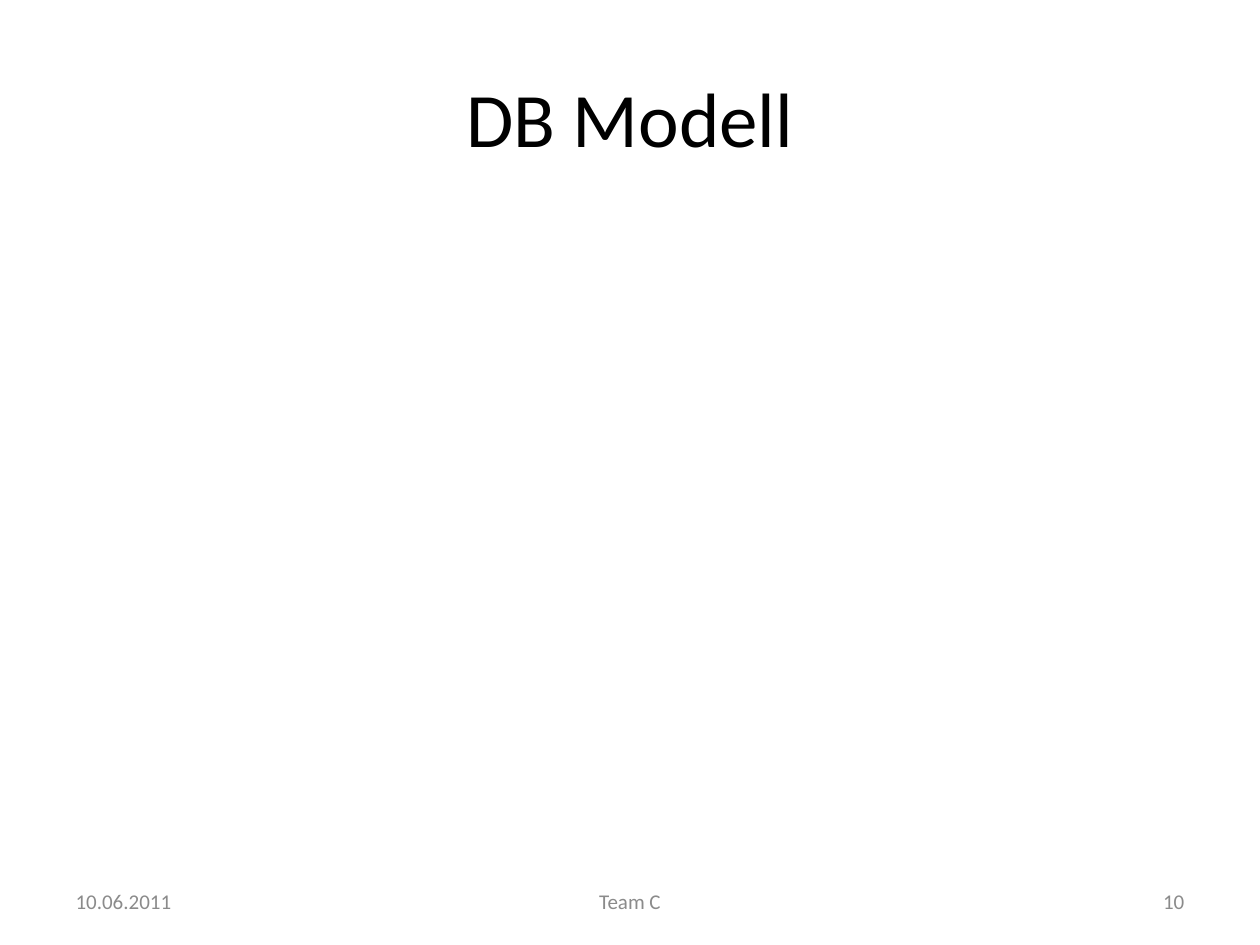
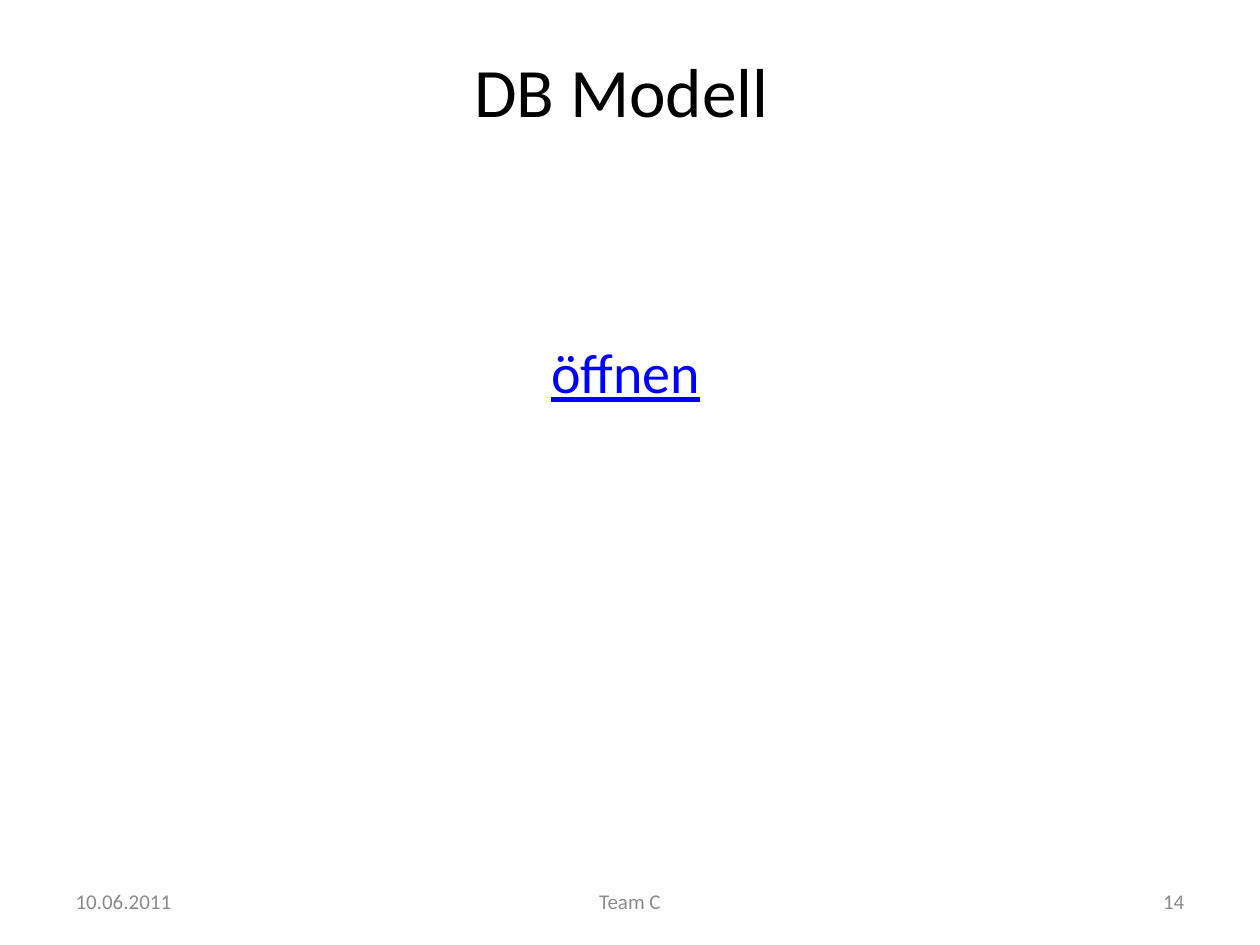
Before and after one commit to manuelTscholl/easydiet-team-c, a slide deck: slide 14 of doc/Abschluss/EasyDiet.pptx (slide 10 before the commit). Drawn at 1260x945 pixels with LibreOffice and Linux fonts; fonts in the diff are those of the drawing. Boxes give left, top, right and bottom in pixels: in the first picture for what was removed or moved away, otherwise in the second. Text is boxed around its words. In the diff, an @@ line names an element or a change of style, - is before the commit and + after.

```diff
--- a/doc/Abschluss/EasyDiet.pptx
+++ b/doc/Abschluss/EasyDiet.pptx
@@ title "DB Modell": place and size @@
-title "DB Modell" at [466,93,793,148]
+title "DB Modell" at [474,69,768,118]
@@ title "DB Modell" at [474,69,768,118]: size 44 to 39.6 pt @@
@@ text added at [551,354,700,402], 32 pt, text #0000FF, underline @@
+öffnen
@@ page number at [1163,895,1184,909]: text changed @@
-10
+14
```
Also in this commit, not shown: 11 other slides changed, 11 slides added, 3 other files.
